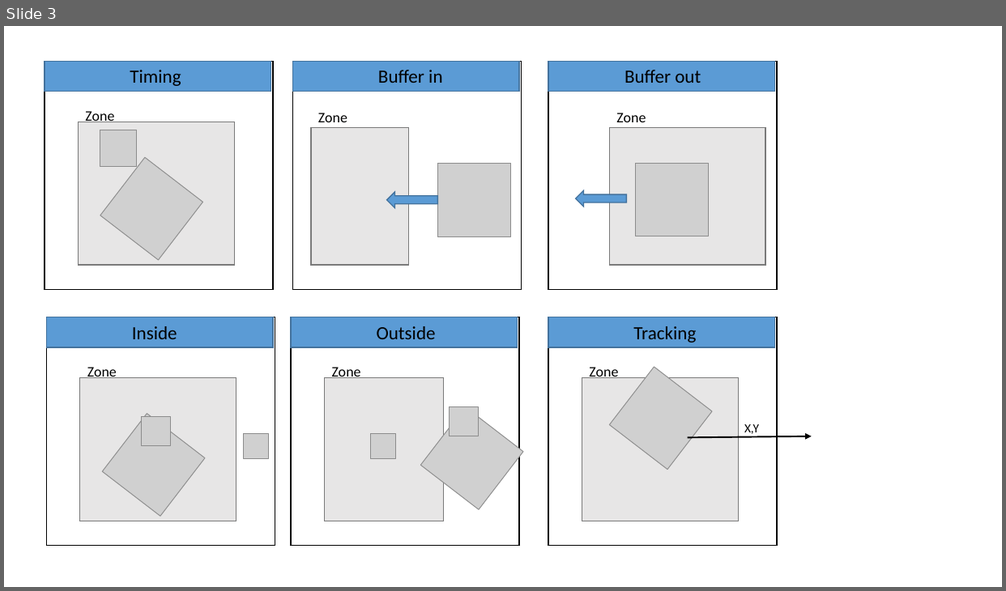
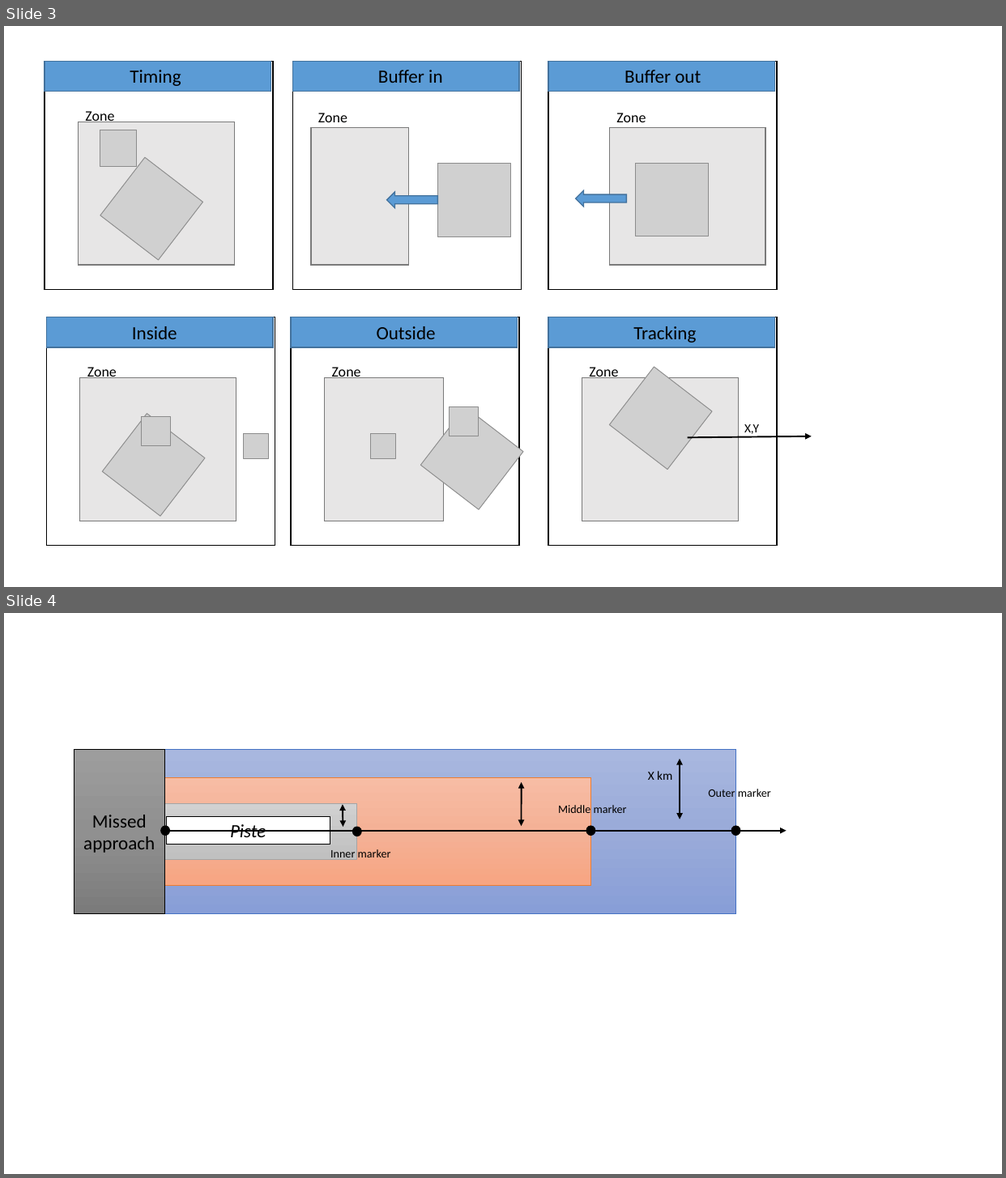
Before and after one commit to etu26048/TFE, a slide deck: Présentation1.pptx. Shown one above the other, each under a label of ours: slide 3 before the commit, slides 3 and 4 after it. The pictures are 1006x591 and 1006x1178 pixels, drawn with LibreOffice and Linux fonts; fonts in the diff are those of the drawing; grey boxes stand for pictures. Boxes give left, top, right and bottom in pixels: in the first picture for what was removed or moved away, otherwise in the second. Text is boxed around its words. In the diff, an @@ line names an element or a change of style, - is before the commit and + after.

```diff
--- a/Présentation1.pptx
+++ b/Présentation1.pptx
@@ slide 4 added at <box>4,613,1002,1174</box>, background #FFFFFF @@
@@ rectangle added at <box>74,749,164,914</box>, fill gradient #9D9D9D to #909090 to #7C7C7C, outline #000000 0.5 pt, 18 pt, text #000000 @@
+Missed approach
@@ rectangle added at <box>164,749,736,914</box>, fill gradient #A8B7DF to #9AABD9 to #889ED7, outline #4472C4 0.5 pt @@
@@ rectangle added at <box>164,777,591,885</box>, fill gradient #F7BDA5 to #F5B196 to #F8A582, outline #ED7D31 0.5 pt @@
@@ double arrow added from (522, 782) to (522, 826), #000000 1.5 pt @@
@@ text added at <box>648,771,672,780</box>, 12 pt, text #000000 @@
+X km
@@ double arrow added from (680, 759) to (680, 820), #000000 1.5 pt @@
@@ rectangle added at <box>164,804,357,859</box>, fill gradient #D2D2D2 to #C8C8C8 to #C0C0C0, outline #A5A5A5 0.5 pt @@
@@ double arrow added from (343, 805) to (343, 827), #000000 1.5 pt @@
@@ text added at <box>558,805,627,813</box>, 11 pt, text #000000 @@
+Middle marker
@@ text added at <box>708,789,771,797</box>, 11 pt, text #000000 @@
+Outer marker
@@ ellipse added at <box>161,826,170,835</box>, fill #000000, outline #000000 1 pt @@
@@ rectangle added at <box>167,816,330,845</box>, fill #FFFFFF, outline #000000 1 pt, 18 pt, text #000000, italic @@
+Piste
@@ arrow added from (169, 831) to (786, 831), #000000 1.5 pt @@
@@ ellipse added at <box>353,827,362,836</box>, fill #000000, outline #000000 1 pt @@
@@ ellipse added at <box>586,826,595,835</box>, fill #000000, outline #000000 1 pt @@
@@ ellipse added at <box>731,826,740,835</box>, fill #000000, outline #000000 1 pt @@
@@ text added at <box>330,850,391,862</box>, 11 pt, text #000000 @@
+Inner marker
```
Also in this commit, not shown: 20 other files.
